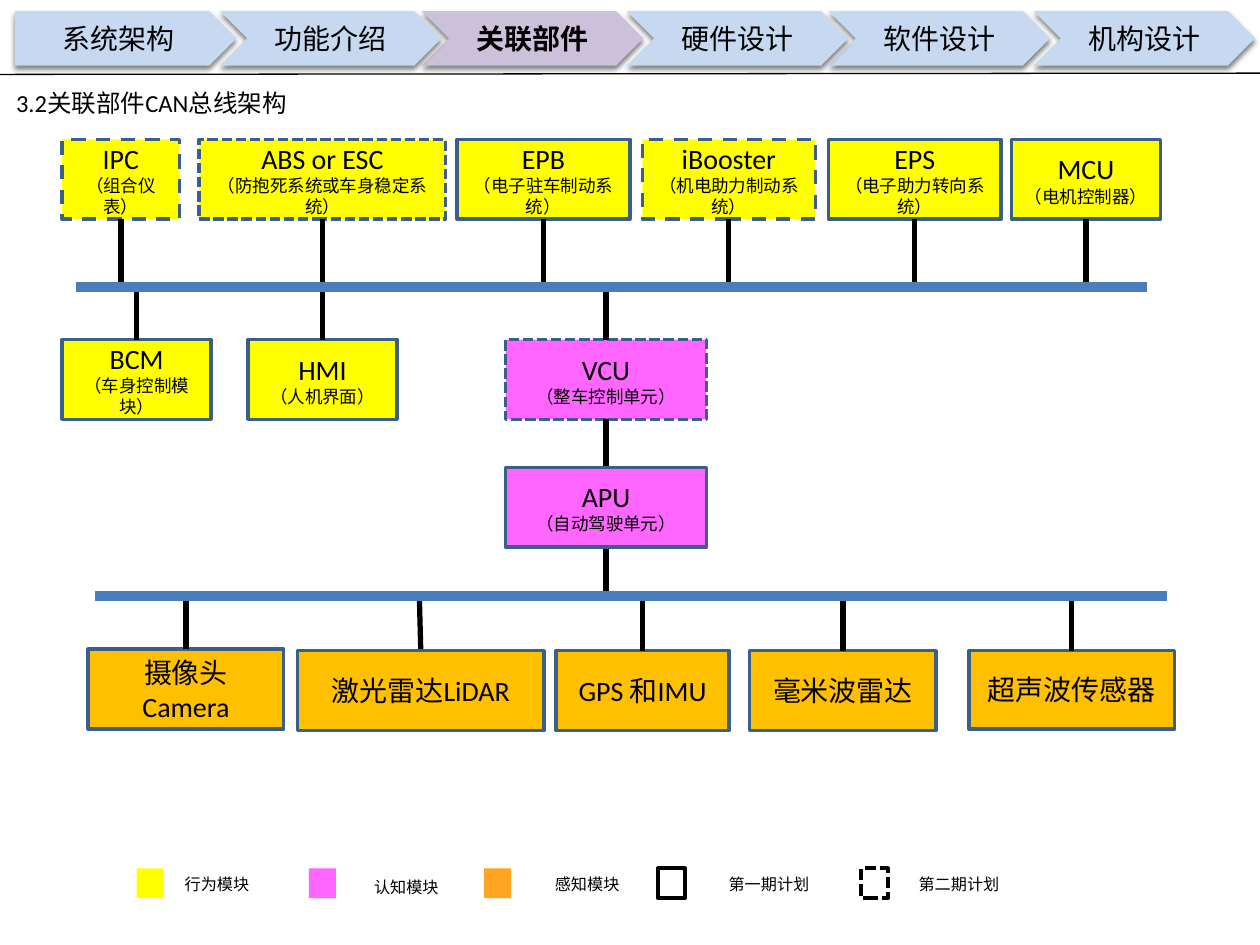
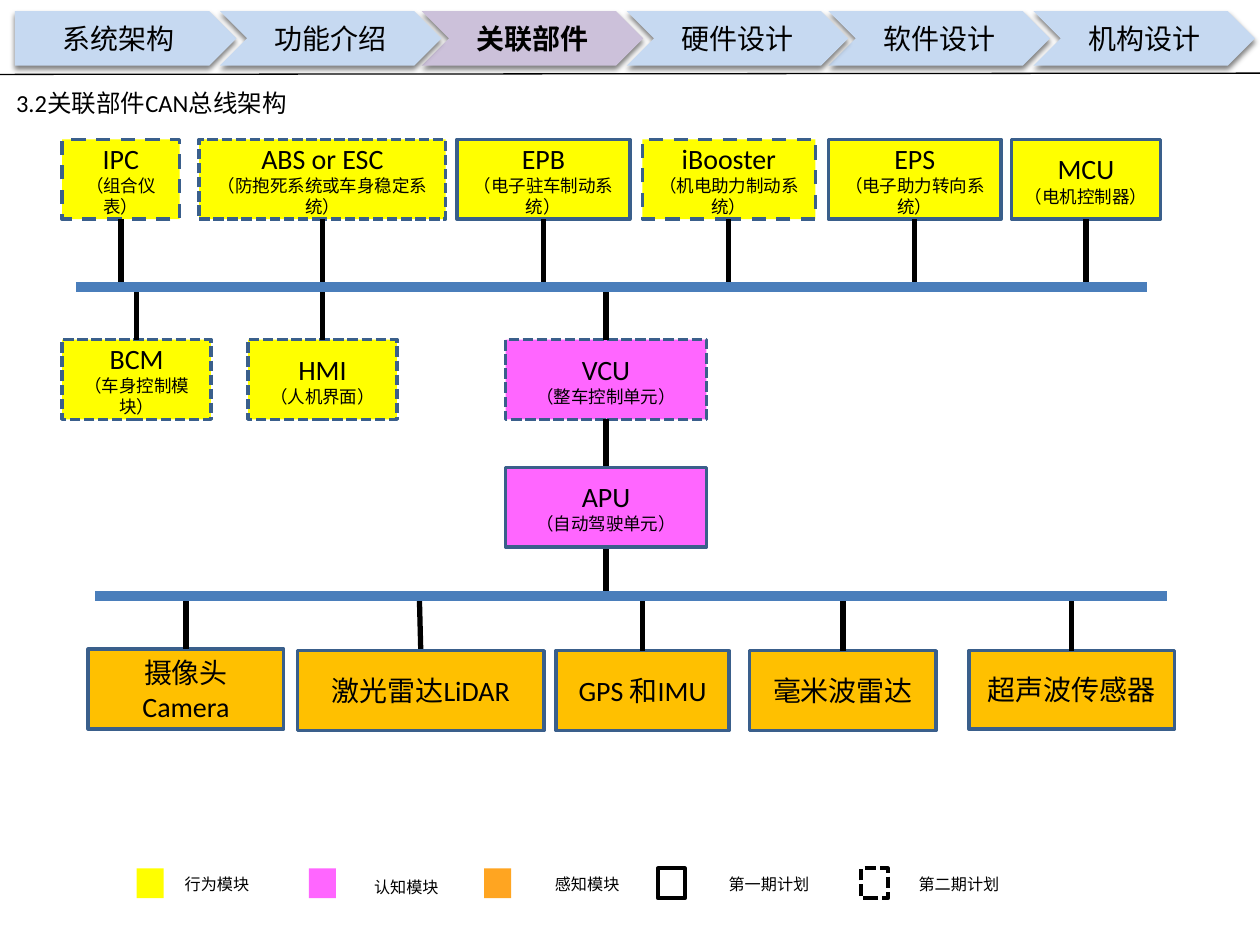
Before and after one commit to guruquan887/VAD01, a slide deck: slide 8 of 01需求分析/docs/specs/00APU设计构想书-VAD01-20180126.pptx. Drawn at 1260x945 pixels with LibreOffice and Linux fonts; fonts in the diff are those of the drawing; background and template pictures are left out. Boxes give left, top, right and bottom in pixels: in the first picture for what was removed or moved away, otherwise in the second. Text is boxed around its words. In the diff, an @@ line names an element or a change of style, - is before the commit and + after.

```diff
--- a/01需求分析/docs/specs/00APU设计构想书-VAD01-20180126.pptx
+++ b/01需求分析/docs/specs/00APU设计构想书-VAD01-20180126.pptx
@@ rectangle "BCM" at [62,339,210,418]: outline #3A5F8C 2 pt to #3A5F8C 2 pt dashed @@
@@ rectangle "HMI" at [248,339,397,418]: outline #3A5F8C 2 pt to #3A5F8C 2 pt dashed @@
```
Also in this commit, not shown: 8 other files.
